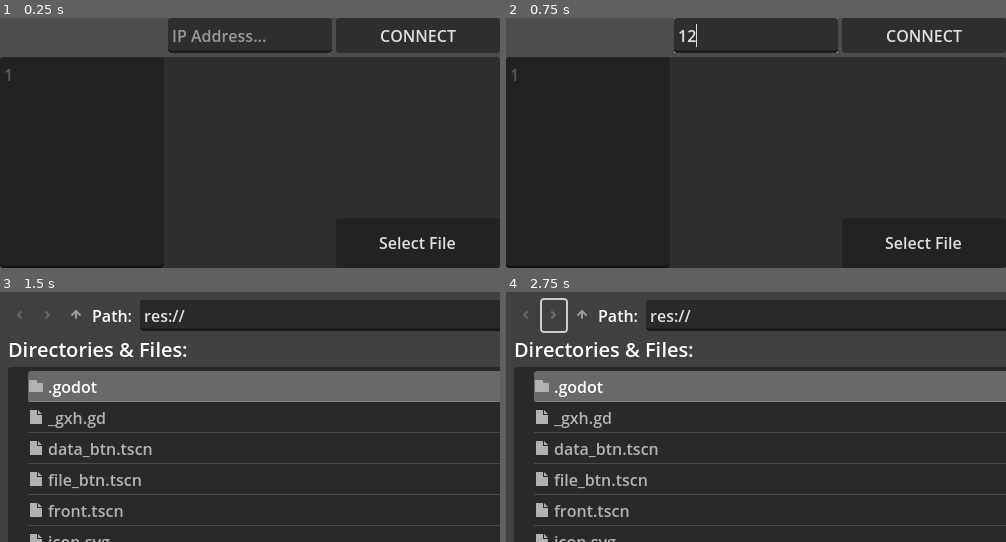
Above: before the commit, frames 1-4 (two rows, left to right).
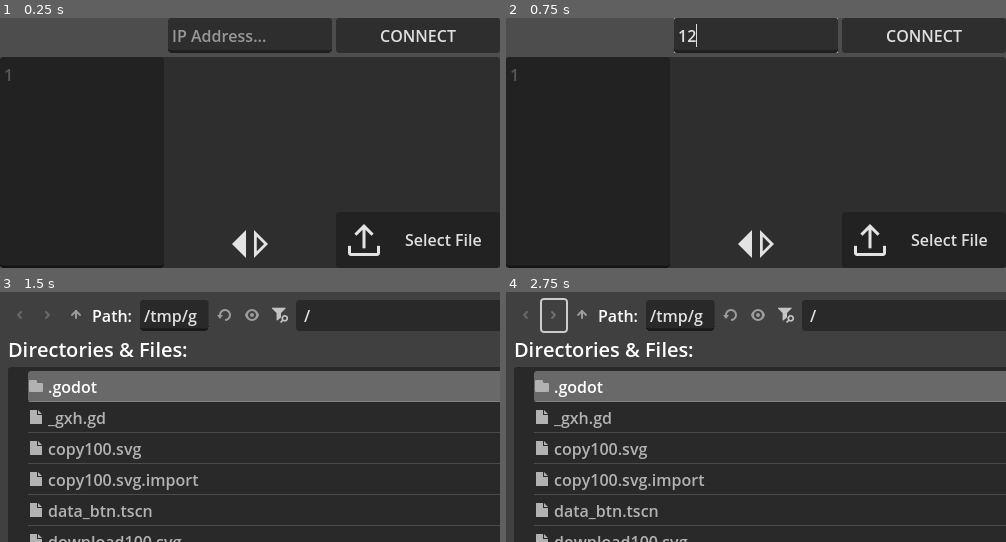
Above: after the commit, the same moments.

Repository: Rliop913/LocalConnect
Game: Godot game, scene res://front.tscn
Same seed, same stepped clock (60 frames per second), same inputs: the game is played once before the commit and once after it. The project has no main scene, so this scene is started directly.
Inputs (mouse positions are in pixels of both pictures, inside the frame that each line leads up to):
- Up to frame 1 (0.25 s): no input
- Up to frame 2 (0.75 s): click (756, 35) at 0.52 s; type "12" at 0.6 s
- Up to frame 3 (1.5 s): click (80, 437) at 0.75 s; type "12" at 0.83 s; click "Select File" at 1.25 s
- Up to frame 4 (2.75 s): click (556, 314) at 2 s

The runs differ from the first frame. In frame 1, 1.2% of the frame differs, in the area x 46-97%, y 82-96%; in frame 2, 1.2%; in frame 3, 2.9%, in the area x 9-62%, y 6-100%; in frame 4, 2.9%.
Error after the commit: Out of bounds get index '1' (on base: 'PackedStringArray') (res://front.tscn::GDScript_xncio:67)

Commit message:
completed. debugging

Diff:
--- /dev/null
+++ b/copy100.svg
@@ -0,0 +1 @@
+<svg xmlns="http://www.w3.org/2000/svg" height="48px" viewBox="0 -960 960 960" width="48px" fill="#e3e3e3"><path d="M300-200q-24 0-42-18t-18-42v-560q0-24 18-42t42-18h440q24 0 42 18t18 42v560q0 24-18 42t-42 18H300Zm0-60h440v-560H300v560ZM180-80q-24 0-42-18t-18-42v-620h60v620h500v60H180Zm120-180v-560 560Z"/></svg>
--- a/data_btn.tscn
+++ b/data_btn.tscn
@@ -1,9 +1,10 @@
-[gd_scene load_steps=2 format=3 uid="uid://bts8fyi6gthgw"]
+[gd_scene load_steps=3 format=3 uid="uid://bts8fyi6gthgw"]
+
+[ext_resource type="Texture2D" uid="uid://cd0w8ro2dmf0" path="res://copy100.svg" id="1_sg6bo"]
 
 [sub_resource type="GDScript" id="GDScript_b7tee"]
 script/source = "extends Button
 var innerData:String = \"\"
-
 # Called when the node enters the scene tree for the first time.
 func _ready() -> void:
 	pass # Replace with function body.
@@ -14,7 +15,23 @@
 
 
 func _on_button_down() -> void:
+	pass
+
+
+func _on_button_up() -> void:
+	pass # Replace with function body.
+
+
+func _on_pressed() -> void:
 	$\"../\".SetData(innerData)
+	pass # Replace with function body.
+
+func _get_drag_data(at_position: Vector2) -> Variant:
+	var preview := TextureRect.new()
+	preview.texture=icon
+	set_drag_preview(preview)
+
+	return innerData
 "
 
 [node name="DataBTN" type="Button"]
@@ -25,6 +42,10 @@
 grow_horizontal = 2
 grow_vertical = 2
 size_flags_horizontal = 3
+icon = ExtResource("1_sg6bo")
+autowrap_mode = 3
 script = SubResource("GDScript_b7tee")
 
 [connection signal="button_down" from="." to="." method="_on_button_down"]
+[connection signal="button_up" from="." to="." method="_on_button_up"]
+[connection signal="pressed" from="." to="." method="_on_pressed"]
--- /dev/null
+++ b/download100.svg
@@ -0,0 +1 @@
+<svg xmlns="http://www.w3.org/2000/svg" height="48px" viewBox="0 -960 960 960" width="48px" fill="#e3e3e3"><path d="M436-82q-76-8-141-42t-112.5-88Q135-266 108-335T81-481q0-155 101.5-269T437-880v60q-128 19-212 115t-84 224q0 128 83.5 224T436-142v60Zm44-198L280-480l43-43 127 127v-284h60v284l127-127 43 43-200 200Zm44 198v-60q46-6 88.5-23.5T691-212l44 44q-46 35-99.5 58T524-82Zm168-667q-38-27-80-45.5T524-820v-60q58 7 111 29.5T735-793l-43 44Zm100 519-43-42q29-37 46-79.5t23-88.5h61q-7 58-29 111.5T792-230Zm26-292q-6-46-23-89t-46-79l47-41q35 46 56 99t27 110h-61Z"/></svg>
--- a/file_btn.tscn
+++ b/file_btn.tscn
@@ -1,10 +1,58 @@
-[gd_scene format=3 uid="uid://okrgdyioohxj"]
+[gd_scene load_steps=3 format=3 uid="uid://okrgdyioohxj"]
+
+[ext_resource type="Texture2D" uid="uid://im2261nmrd1o" path="res://file_exp100.svg" id="1_g0mlv"]
+
+[sub_resource type="GDScript" id="GDScript_g0mlv"]
+script/source = "extends Button
+var innerData:String = \"\"
+
+# Called when the node enters the scene tree for the first time.
+func _ready() -> void:
+	pass # Replace with function body.
+
+func SetData(title:String, data:String) -> void:
+	text = title
+	innerData = data
+
+
+func _on_button_down() -> void:
+	pass
+
+
+func _on_button_up() -> void:
+
+	pass # Replace with function body.
+
+
+func _on_pressed() -> void:
+	$\"../\".Download(innerData)
+	pass # Replace with function body.
+
+func _get_drag_data(at_position: Vector2) -> Variant:
+	var preview := TextureRect.new()
+	preview.texture=icon
+	set_drag_preview(preview)
+	var ip
+	for a in IP.get_local_addresses():
+		if a.count(\".\") != 3:
+			continue
+		if a.begins_with(\"127.\") or a.begins_with(\"169.254.\"):
+			continue
+		ip = a
+	return \"http://\"+ip+\":42312/download?file=\" + innerData.uri_encode()
+"
 
 [node name="file_btn" type="Button"]
+custom_minimum_size = Vector2(150, 50)
 anchors_preset = 15
 anchor_right = 1.0
 anchor_bottom = 1.0
 grow_horizontal = 2
 grow_vertical = 2
 size_flags_horizontal = 3
-size_flags_vertical = 3
+icon = ExtResource("1_g0mlv")
+script = SubResource("GDScript_g0mlv")
+
+[connection signal="button_down" from="." to="." method="_on_button_down"]
+[connection signal="button_up" from="." to="." method="_on_button_up"]
+[connection signal="pressed" from="." to="." method="_on_pressed"]
--- /dev/null
+++ b/file_exp100.svg
@@ -0,0 +1 @@
+<svg xmlns="http://www.w3.org/2000/svg" height="48px" viewBox="0 -960 960 960" width="48px" fill="#e3e3e3"><path d="M480-480ZM201-79l-42-43 128-128H161v-60h228v228h-60v-125L201-79Zm248-1v-60h291v-460H520v-220H220v450h-60v-450q0-24.75 17.63-42.38Q195.25-880 220-880h340l240 240v500q0 24.75-17.62 42.37Q764.75-80 740-80H449Z"/></svg>
--- a/front.tscn
+++ b/front.tscn
@@ -1,4 +1,7 @@
-[gd_scene load_steps=9 format=3 uid="uid://dsec3oj76x34l"]
+[gd_scene load_steps=12 format=3 uid="uid://dsec3oj76x34l"]
+
+[ext_resource type="Texture2D" uid="uid://dkkvgl8dcmqci" path="res://sw_rignt100.svg" id="1_xpgvt"]
+[ext_resource type="Texture2D" uid="uid://cv0c61fxsl2nr" path="res://upload_icon_100.svg" id="2_7b4sd"]
 
 [sub_resource type="GDScript" id="GDScript_7b4sd"]
 script/source = "extends Control
@@ -83,7 +86,7 @@
 	pass # Replace with function body.
 
 func _on_gui_input(event: InputEvent) -> void:
-	if event.is_action_pressed(\"codeedit_save\"):
+	if event.is_action_pressed(\"codeedit_save\") && text != \"\":
 		var body = text.uri_encode()
 		http_request.request(\"http://127.0.0.1:42312/qr?text=\"+body)
 		$\"../SharedFiles/ListScroll/List\".FillData(text, text)
@@ -94,7 +97,41 @@
 	var error = image.load_png_from_buffer(body)
 	if error != OK:
 		push_error(\"Couldn't load the image.\")
-	$\"../QR\".texture = ImageTexture.create_from_image(image)
+	$\"../separator/QR\".texture = ImageTexture.create_from_image(image)
+	$\"../separator/TextureRect\".flip_h = false
+"
+
+[sub_resource type="GDScript" id="GDScript_iltax"]
+script/source = "extends VBoxContainer
+
+var httpreq:HTTPRequest
+# Called when the node enters the scene tree for the first time.
+func _ready() -> void:
+	httpreq = HTTPRequest.new()
+	add_child(httpreq)
+	httpreq.request_completed.connect(self._http_request_completed)
+	pass # Replace with function body.
+
+
+# Called every frame. 'delta' is the elapsed time since the previous frame.
+func _process(delta: float) -> void:
+	pass
+
+func _can_drop_data(at_position: Vector2, data: Variant) -> bool:
+	return true
+
+func _drop_data(at_position: Vector2, data: Variant) -> void:
+	var body = data.uri_encode()
+	httpreq.request(\"http://127.0.0.1:42312/qr?text=\"+body)
+
+func _http_request_completed(result, response_code, headers, body):
+	var image = Image.new()
+
+	var error = image.load_png_from_buffer(body)
+	if error != OK:
+		push_error(\"Couldn't load the image.\")
+	$\"./QR\".texture = ImageTexture.create_from_image(image)
+	$\"TextureRect\".flip_h = true
 "
 
 [sub_resource type="GDScript" id="GDScript_uekkd"]
@@ -120,62 +157,132 @@
 [sub_resource type="GDScript" id="GDScript_xncio"]
 script/source = "extends VBoxContainer
 const BTN := preload(\"res://data_btn.tscn\")
-
+const fileBTN := preload(\"res://file_btn.tscn\")
+var DownRoot:String
 var http_request
+
+var pure_text_hash_list:Dictionary
+var file_hash_list:Dictionary
+
+
+var text_req:HTTPRequest
+var file_req:HTTPRequest
+
+func fill_text_hash_list(data:String) -> bool:
+
+	var res = data.sha256_text()
+	if pure_text_hash_list.has(res):
+		return false #return false if already exists
+	else:
+		pure_text_hash_list[res] = true #add new text
+		return true #return true if added new text
+
+func fill_file_hash_list(data:String) -> bool:
+
+	var res = data.sha256_text()
+	if file_hash_list.has(res):
+		return false #return false if already exists
+	else:
+		file_hash_list[res] = true #add new text
+		return true #return true if added new text
+
+
 func _ready() -> void:
 	http_request = HTTPRequest.new()
-	#add_child(http_request)
+	add_child(http_request)
 	http_request.request_completed.connect(self._http_request_completed)
-
-
-func getTexts():
-	var err = http_request.request(\"http://127.0.0.1:42312/get_texts\")
-
-
-
-var timer := 0.0
-func _process(delta: float) -> void:
-	timer += delta
-	if timer >= 1.0:
-		timer = 0.0
-		getTexts()
-	pass
-
-func Flush():
-	for i in get_children():
-		i.queue_free()
+	text_req = HTTPRequest.new()
+	add_child(text_req)
+	text_req.request_completed.connect(self.update_text_lists)
+	file_req = HTTPRequest.new()
+	add_child(file_req)
+	file_req.request_completed.connect(self.update_file_lists)
+	DownRoot = OS.get_system_dir(OS.SYSTEM_DIR_DOWNLOADS)
+
+func Refresh_lists():
+	text_req.request(\"http://127.0.0.1:42312/list-texts\")
+	file_req.request(\"http://127.0.0.1:42312/list-files\")
+
+
+func update_text_lists(result, response_code, headers, body):
+	if body.get_string_from_utf8() == \"NIL\":
+		return
+	for splt in body.get_string_from_utf8().split(\",\"):
+
+		if fill_text_hash_list(splt):
+			var puretxt = Marshalls.base64_to_utf8(splt)
+
+			var data = BTN.instantiate()
+			data.SetData(puretxt, puretxt)
+			add_child(data)
+
+func update_file_lists(result, response_code, headers, body):
+	if body.get_string_from_utf8() == \"NIL\":
+		return
+	for splt:String in body.get_string_from_utf8().split(\",\"):
+		if fill_file_hash_list(splt):
+			var ip_path = splt.split(\" \")[1].replace(\")\", \"\")
+
+
+			var btndata = fileBTN.instantiate()
+			btndata.SetData(ip_path.get_file().get_basename(), ip_path)
+			add_child(btndata)
 
 
 func FillData(title:String, msg:String):
 	var data = BTN.instantiate()
 	data.SetData(title, msg)
 	add_child(data)
-	var body = msg.uri_encode()
-	var err = http_request.request(\"http://127.0.0.1:42312/brd_txt?text=\"+body)
+	fill_text_hash_list(msg)
+	var body = Marshalls.utf8_to_base64(msg).uri_encode()
+	var err = http_request.request(\"http://127.0.0.1:42312/add-text?text=\"+body)
 
 func add_file(path:String):
-	var btndata = BTN.instantiate()
+	var btndata = fileBTN.instantiate()
 	var gpath = ProjectSettings.globalize_path(path)
 	btndata.SetData(path.get_file().get_basename(), gpath)
 	add_child(btndata)
 	var body = gpath.uri_encode()
-	http_request.request(\"http://127.0.0.1:42312/add-file?file=\"+body)
+	var err = http_request.request(\"http://127.0.0.1:42312/add-file?file=\"+body)
+	if err != OK:
+		print(err)
 
 func SetData(data:String):
 	DisplayServer.clipboard_set(data)
 	pass
 
+
+func down_file(rootdest:String, filename:String, body):
+	filename = filename.replace(\"\\\"\", \"\")
+	var f := FileAccess.open(rootdest.path_join(filename), FileAccess.WRITE)
+	f.store_buffer(body)
+	f.close()
+
 func _http_request_completed(result, response_code, headers, body):
+
 	var found
 	for head:String in headers:
+		if head.contains(\"Content-Disposition: attachment;\"):
+			var filename:String = head.split(\";\")[1].split(\"=\")[1]
+			down_file(DownRoot, filename, body)
+			return
+
 		if head.contains(\"Content-Type\"):
 			found = head
+
 	if found.contains(\"text/html\"):
+		print(body.get_string_from_utf8())
 		#print(body)
 		pass
 	elif found.contains(\"text/csv\"):
 		for splt in body.get_string_from_utf8().split(\",\"):
 			print(Marshalls.base64_to_utf8(splt))
+
+
+func Download(path:String):
+	print(path)
+	http_request.request(\"http://127.0.0.1:42312/download?file=\" + path.uri_encode())
+
 
 func _on_file_dialog_file_selected(path: String) -> void:
 	add_file(path)
@@ -300,12 +407,23 @@
 auto_brace_completion_highlight_matching = true
 script = SubResource("GDScript_ryhjl")
 
-[node name="QR" type="TextureRect" parent="VBoxContainer/PanelContainer/HBoxContainer"]
-layout_mode = 2
-size_flags_horizontal = 3
+[node name="separator" type="VBoxContainer" parent="VBoxContainer/PanelContainer/HBoxContainer"]
+layout_mode = 2
+size_flags_horizontal = 3
+script = SubResource("GDScript_iltax")
+
+[node name="QR" type="TextureRect" parent="VBoxContainer/PanelContainer/HBoxContainer/separator"]
+layout_mode = 2
+size_flags_horizontal = 3
+size_flags_vertical = 3
 expand_mode = 4
 stretch_mode = 5
 
+[node name="TextureRect" type="TextureRect" parent="VBoxContainer/PanelContainer/HBoxContainer/separator"]
+layout_mode = 2
+texture = ExtResource("1_xpgvt")
+stretch_mode = 5
+
 [node name="SharedFiles" type="VBoxContainer" parent="VBoxContainer/PanelContainer/HBoxContainer"]
 layout_mode = 2
 size_flags_horizontal = 3
@@ -327,11 +445,13 @@
 layout_mode = 2
 size_flags_horizontal = 3
 text = "Select File"
+icon = ExtResource("2_7b4sd")
 
 [node name="FileDialog" type="FileDialog" parent="."]
 title = "Open a File or Directory"
 ok_button_text = "Open"
 file_mode = 3
+access = 2
 show_hidden_files = true
 use_native_dialog = true
 
@@ -370,7 +490,12 @@
 size_flags_vertical = 3
 script = SubResource("GDScript_xpgvt")
 
+[node name="Refresh" type="Timer" parent="."]
+autostart = true
+ignore_time_scale = true
+
 [connection signal="button_down" from="VBoxContainer/connectionMeta/CONNECT" to="VBoxContainer/connectionMeta/CONNECT" method="_on_button_down"]
 [connection signal="gui_input" from="VBoxContainer/PanelContainer/HBoxContainer/codesend" to="VBoxContainer/PanelContainer/HBoxContainer/codesend" method="_on_gui_input"]
 [connection signal="button_down" from="VBoxContainer/PanelContainer/HBoxContainer/SharedFiles/OpenFileBTN" to="VBoxContainer/PanelContainer/HBoxContainer/SharedFiles" method="_on_open_file_btn_button_down"]
 [connection signal="file_selected" from="FileDialog" to="VBoxContainer/PanelContainer/HBoxContainer/SharedFiles/ListScroll/List" method="_on_file_dialog_file_selected"]
+[connection signal="timeout" from="Refresh" to="VBoxContainer/PanelContainer/HBoxContainer/SharedFiles/ListScroll/List" method="Refresh_lists"]
--- /dev/null
+++ b/sw_left100.svg
@@ -0,0 +1 @@
+<svg xmlns="http://www.w3.org/2000/svg" height="48px" viewBox="0 -960 960 960" width="48px" fill="#e3e3e3"><path d="M400-200 120-480l280-280v560Zm-55-133v-294L198-480l147 147Zm215 133v-560l280 280-280 280Z"/></svg>
--- /dev/null
+++ b/sw_rignt100.svg
@@ -0,0 +1 @@
+<svg xmlns="http://www.w3.org/2000/svg" height="48px" viewBox="0 -960 960 960" width="48px" fill="#e3e3e3"><path d="M400-200 120-480l280-280v560Zm160 0v-560l280 280-280 280Zm55-133 147-147-147-147v294Z"/></svg>
--- /dev/null
+++ b/upload_icon_100.svg
@@ -0,0 +1 @@
+<svg xmlns="http://www.w3.org/2000/svg" height="48px" viewBox="0 -960 960 960" width="48px" fill="#e3e3e3"><path d="M450-313v-371L330-564l-43-43 193-193 193 193-43 43-120-120v371h-60ZM220-160q-24 0-42-18t-18-42v-143h60v143h520v-143h60v143q0 24-18 42t-42 18H220Z"/></svg>
Not shown, changed: backend/clisp-back.asd
Not shown, changed: backend/clisp-back.lisp
Not shown, changed: backend/front2back.lisp
Not shown, changed: backend/peer2peer.lisp
Not shown, changed: backend/utils.lisp
